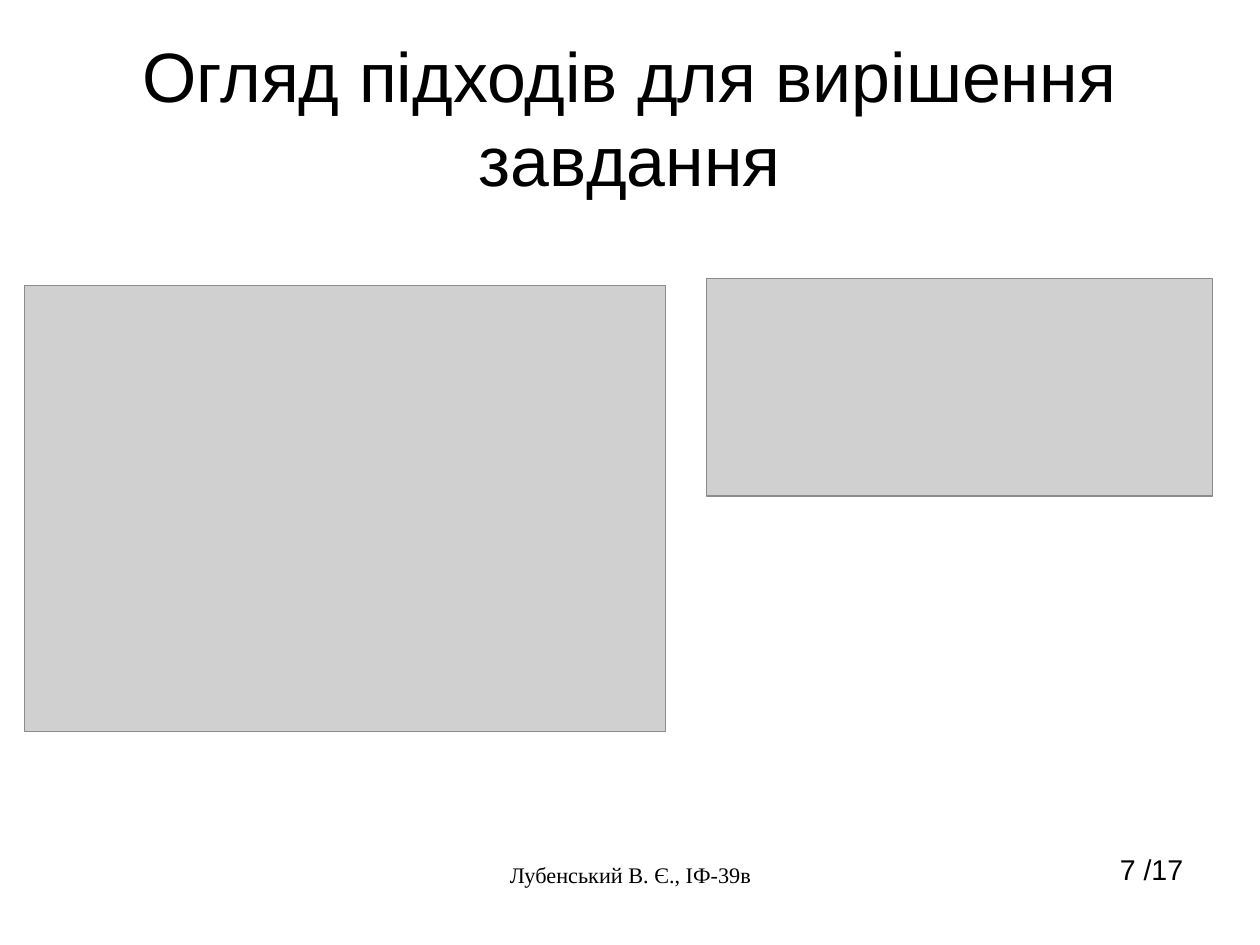
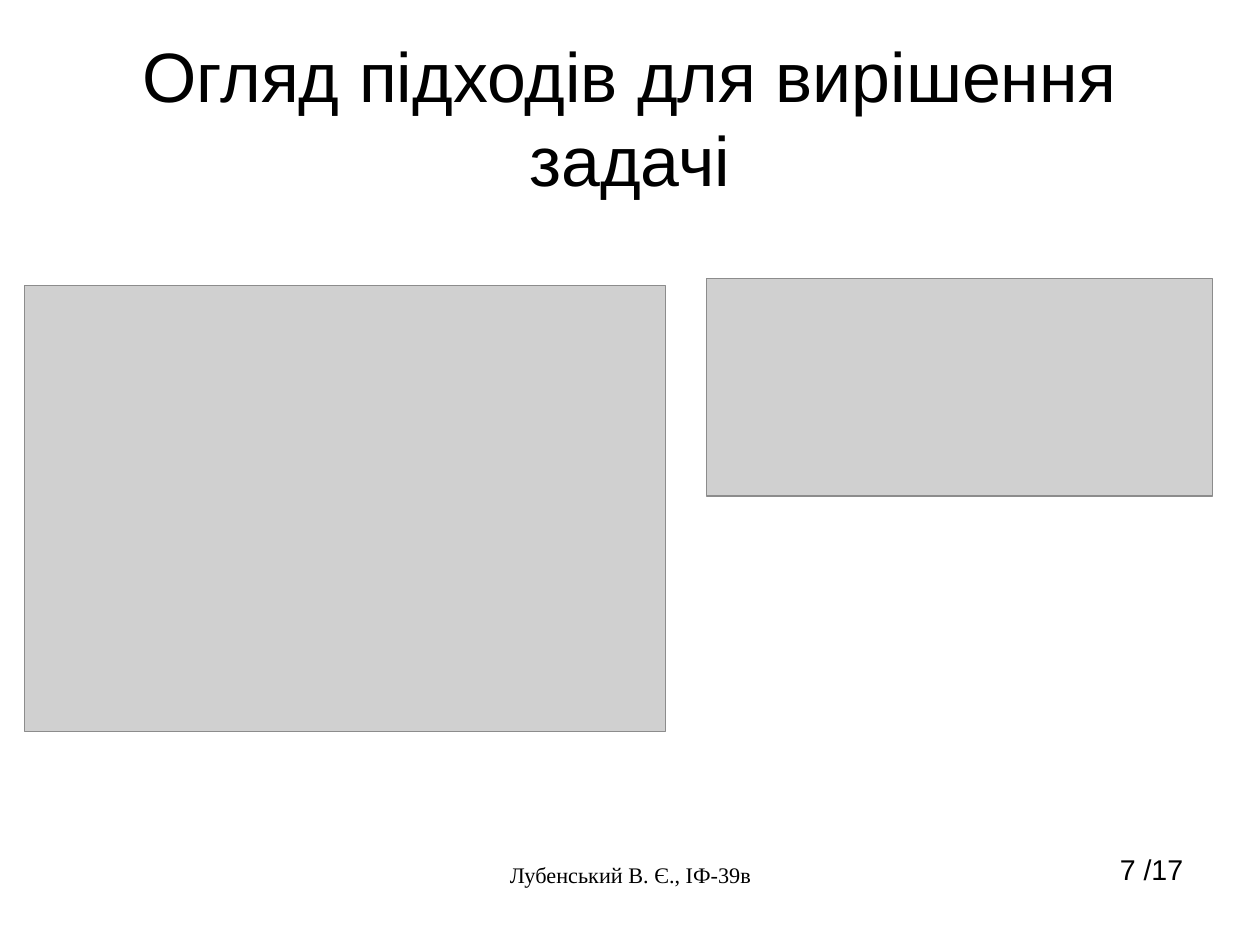
Before and after one commit to Bhanditz/LaTeX-STVUZ-KhPI, a slide deck: slide 7 of lubenskiy.odp. Drawn at 1260x945 pixels with LibreOffice and Linux fonts; fonts in the diff are those of the drawing; grey boxes stand for pictures. Boxes give left, top, right and bottom in pixels: in the first picture for what was removed or moved away, otherwise in the second. Text is boxed around its words. In the diff, an @@ line names an element or a change of style, - is before the commit and + after.

```diff
--- a/lubenskiy.odp
+++ b/lubenskiy.odp
@@ title at box(142, 51, 1116, 199): text changed @@
-Огляд підходів для вирішення завдання
+Огляд підходів для вирішення задачі
```
Also in this commit, not shown: 3 other slides changed, 7 other files.
